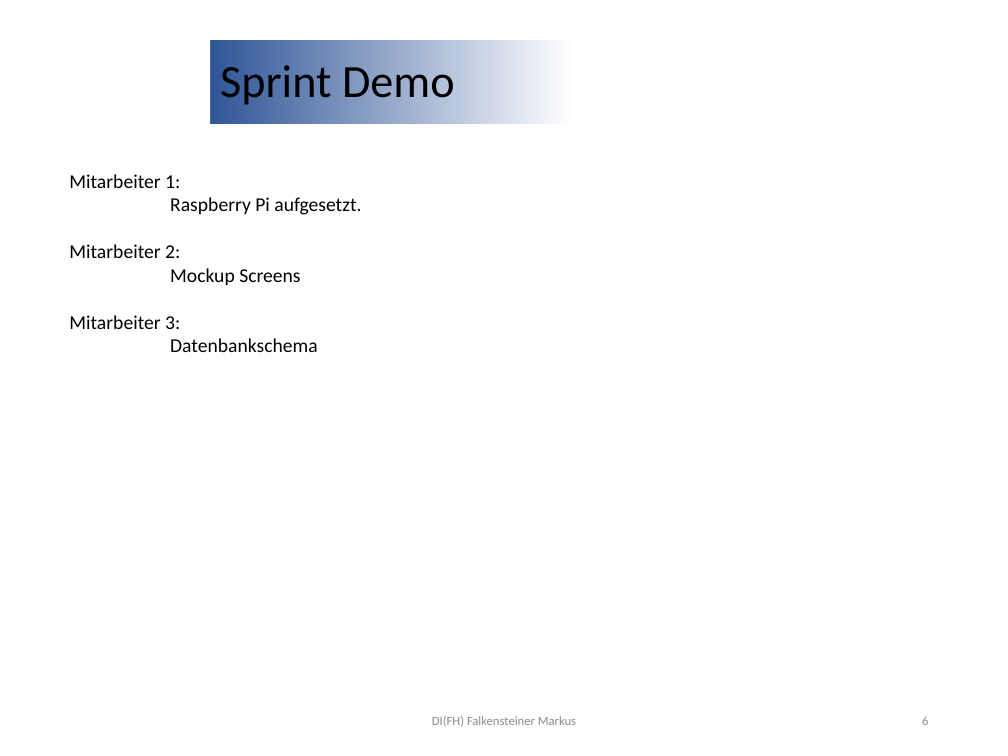
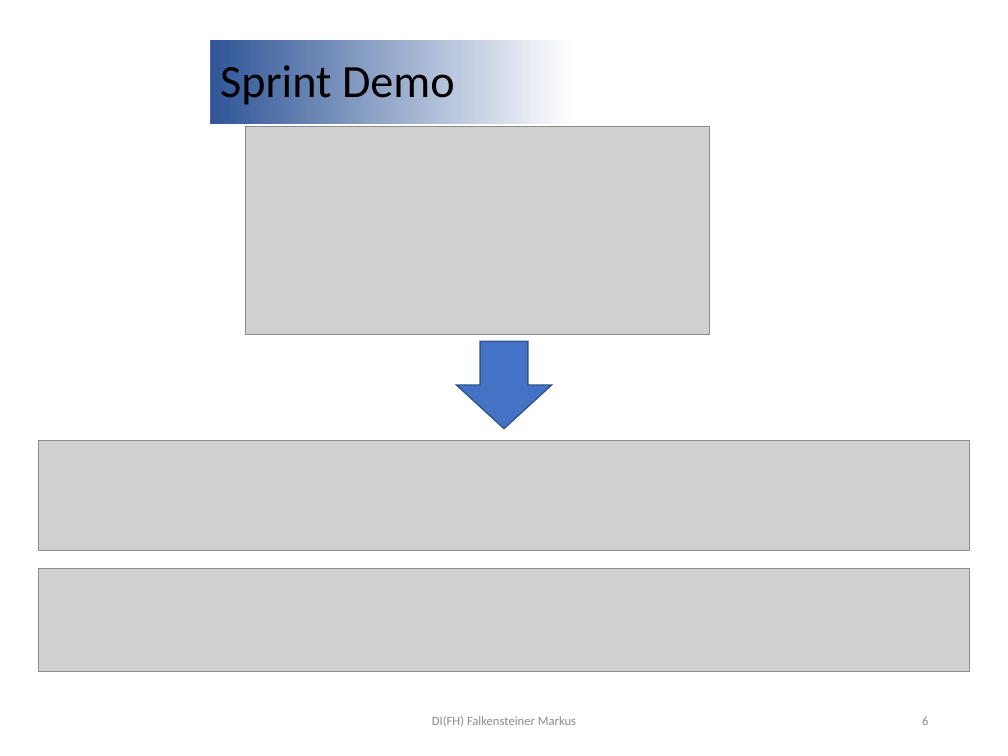
Before and after one commit to DavareDavare/T1_TableCast, a slide deck: slide 6 of Scrum_Unterlagen/Reviews/Sprint01_Review.pptx. Drawn at 1008x756 pixels with LibreOffice and Linux fonts; fonts in the diff are those of the drawing; grey boxes stand for pictures; background and template pictures are left out. Boxes give left, top, right and bottom in pixels: in the first picture for what was removed or moved away, otherwise in the second. Text is boxed around its words. In the diff, an @@ line names an element or a change of style, - is before the commit and + after.

Commit message:
Update Dokumentation + SprintReview

```diff
--- a/Scrum_Unterlagen/Reviews/Sprint01_Review.pptx
+++ b/Scrum_Unterlagen/Reviews/Sprint01_Review.pptx
@@ picture added at [246,126,711,335] @@
@@ text removed at [69,174,361,352] @@
-Mitarbeiter 1:
-Raspberry Pi aufgesetzt.
-Mitarbeiter 2:
-Mockup Screens
-Mitarbeiter 3:
-Datenbankschema
@@ right arrow added at [457,341,552,429], fill #4472C4, outline #325491 1 pt @@
@@ picture added at [38,440,969,551] @@
@@ picture added at [38,569,969,671] @@
```
Also in this commit, not shown: 4 other slides changed, 3 other files.
